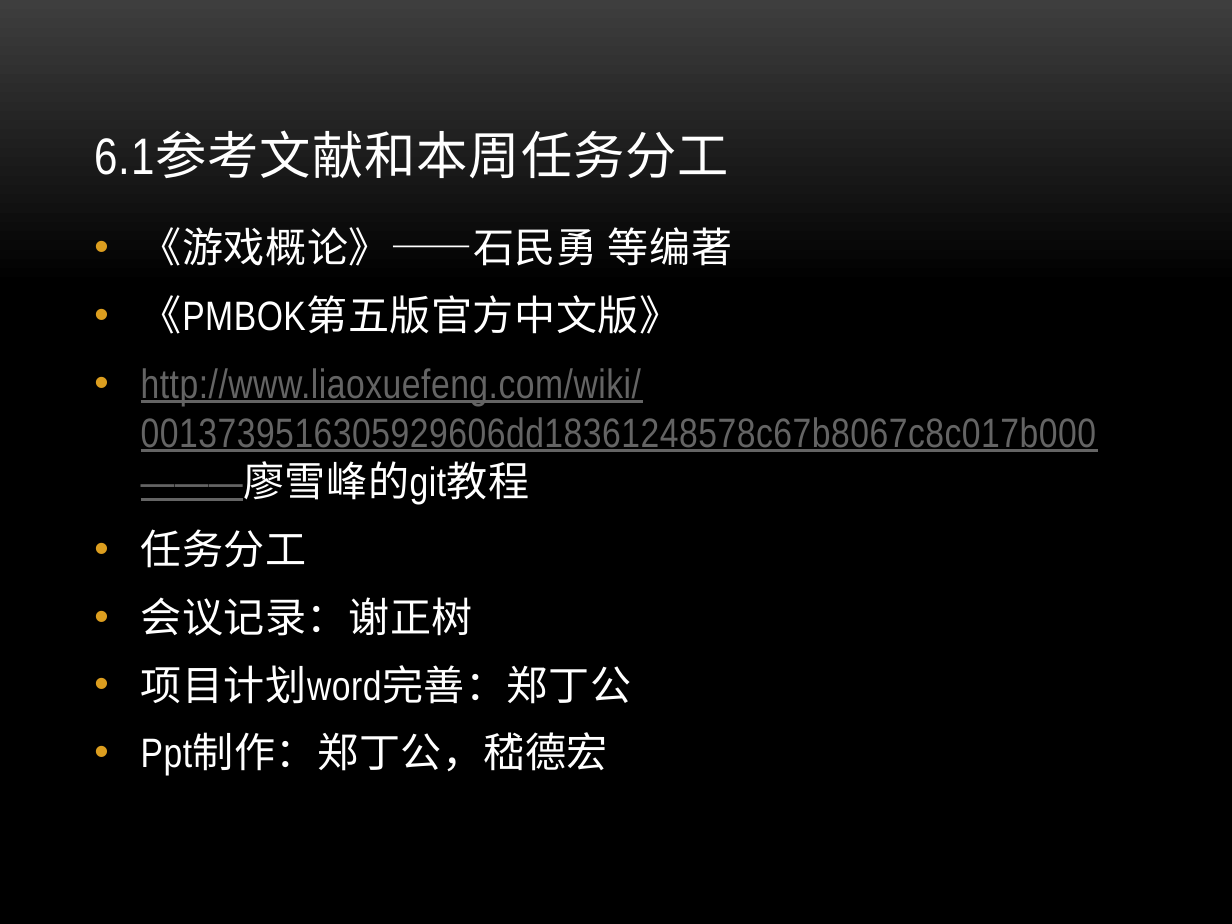
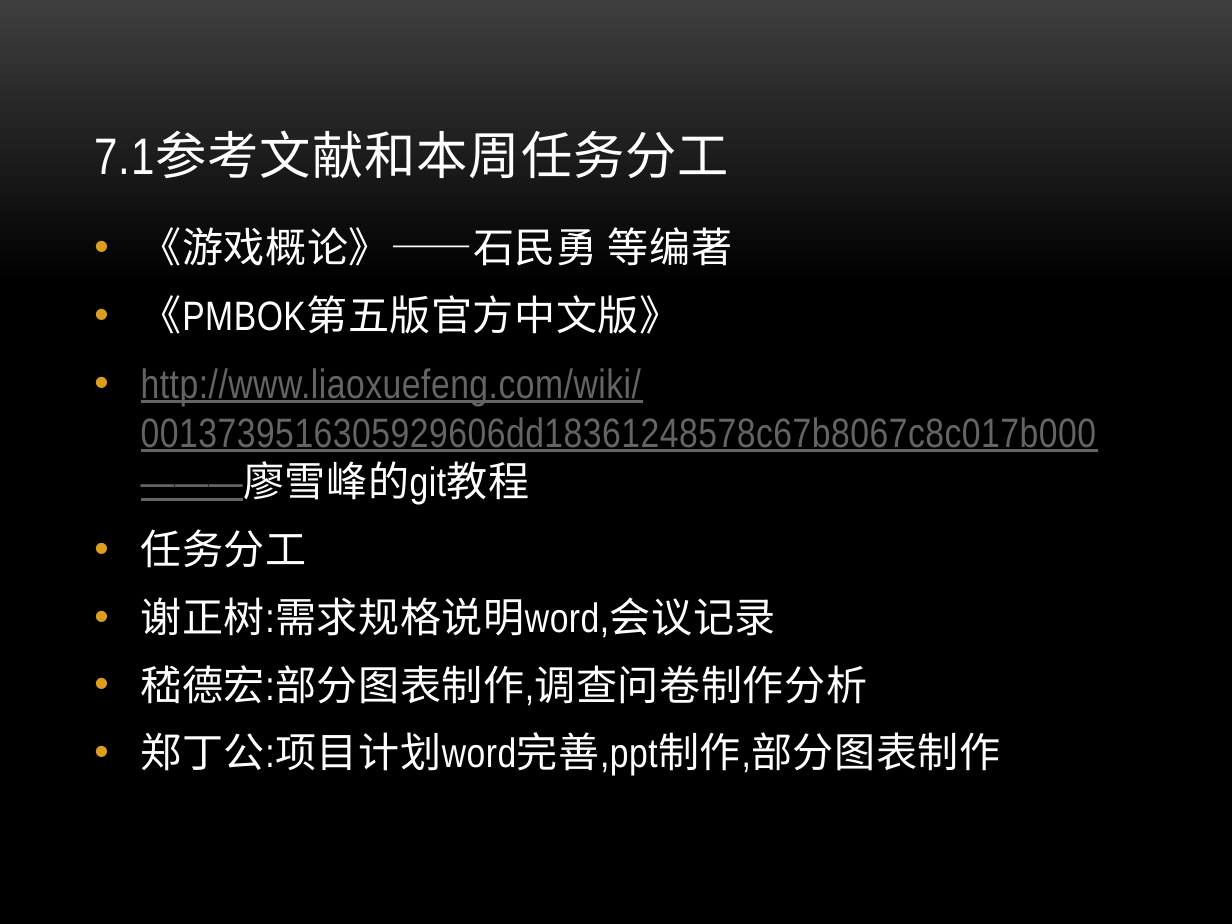
Before and after one commit to ZanebonoAlter/-, a slide deck: slide 18 of 项目计划.pptx (slide 15 before the commit). Drawn at 1232x924 pixels with LibreOffice and Linux fonts; fonts in the diff are those of the drawing; background and template pictures are left out. Boxes give left, top, right and bottom in pixels: in the first picture for what was removed or moved away, otherwise in the second. Text is boxed around its words. In the diff, an @@ line names an element or a change of style, - is before the commit and + after.

```diff
--- a/项目计划.pptx
+++ b/项目计划.pptx
@@ title at [94,132,728,178]: text changed @@
-6.1参考文献和本周任务分工
+7.1参考文献和本周任务分工
@@ text at [141,597,1001,776]: text changed @@
-• 会议记录：谢正树
-• 项目计划word完善：郑丁公
-• Ppt制作：郑丁公，嵇德宏
+• 谢正树:需求规格说明word,会议记录
+• 嵇德宏:部分图表制作,调查问卷制作分析
+• 郑丁公:项目计划word完善,ppt制作,部分图表制作
```
Also in this commit, not shown: 11 other slides changed, 4 slides added, 1 slide removed, 6 other files.
